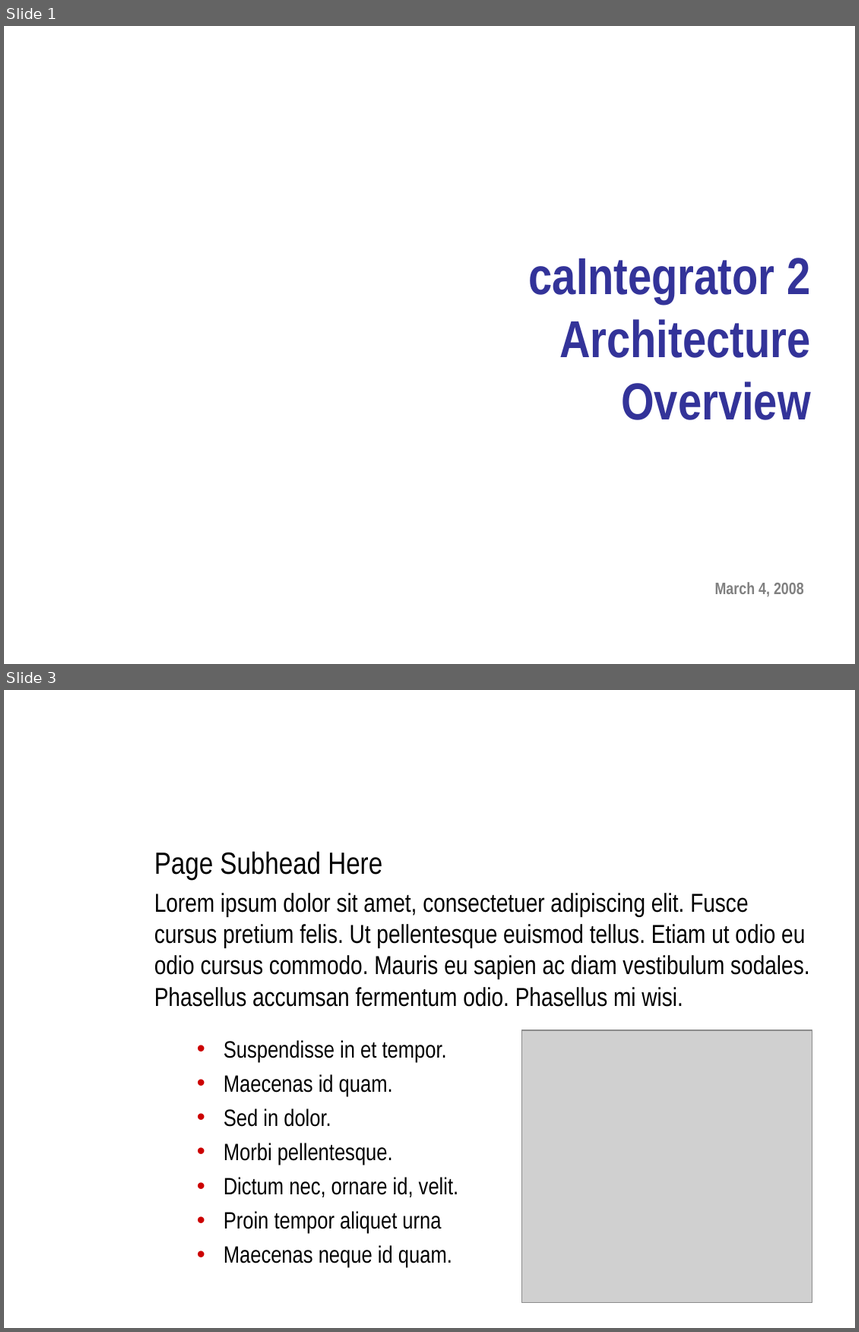
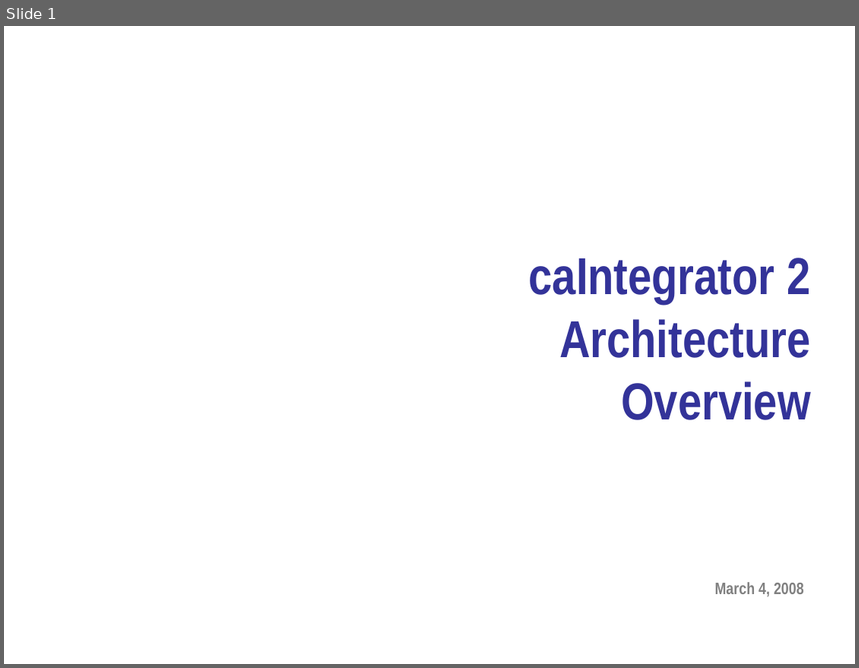
Before and after one commit to NCIP/caintegrator-docs, a slide deck: analysis_and_design/caintegrator2_architecture_overview.ppt. Shown one above the other, each under a label of ours: slides 1 and 3 before the commit, slide 1 after it; the slides between them are not shown. The pictures are 859x1332 and 859x668 pixels, drawn with LibreOffice and Linux fonts; fonts in the diff are those of the drawing; grey boxes stand for pictures; background and template pictures are left out. Boxes give left, top, right and bottom in pixels: in the first picture for what was removed or moved away, otherwise in the second. Text is boxed around its words. In the diff, an @@ line names an element or a change of style, - is before the commit and + after.

Commit message:
Completed presentation for LS-CAT

```diff
--- a/analysis_and_design/caintegrator2_architecture_overview.ppt
+++ b/analysis_and_design/caintegrator2_architecture_overview.ppt
@@ slide 3 removed at bbox=[4, 690, 855, 1328], background picture (left out) @@
@@ title removed at bbox=[146, 690, 820, 818] @@
-Introduction
@@ text removed at bbox=[154, 851, 810, 1268] @@
-Page Subhead Here
-Lorem ipsum dolor sit amet, consectetuer adipiscing elit. Fusce cursus pretium felis. Ut pellentesque euismod tellus. Etiam ut odio eu odio cursus commodo. Mauris eu sapien ac diam vestibulum sodales. Phasellus accumsan fermentum odio. Phasellus mi wisi.
-  • Suspendisse in et tempor.
-  • Maecenas id quam.
-  • Sed in dolor.
-  • Morbi pellentesque.
-  • Dictum nec, ornare id, velit.
-  • Proin tempor aliquet urna
-  • Maecenas neque id quam.
@@ picture removed at bbox=[522, 1030, 813, 1303] @@
```
Also in this commit, not shown: 16 slides added, 1 other slide removed, 1 other file.
